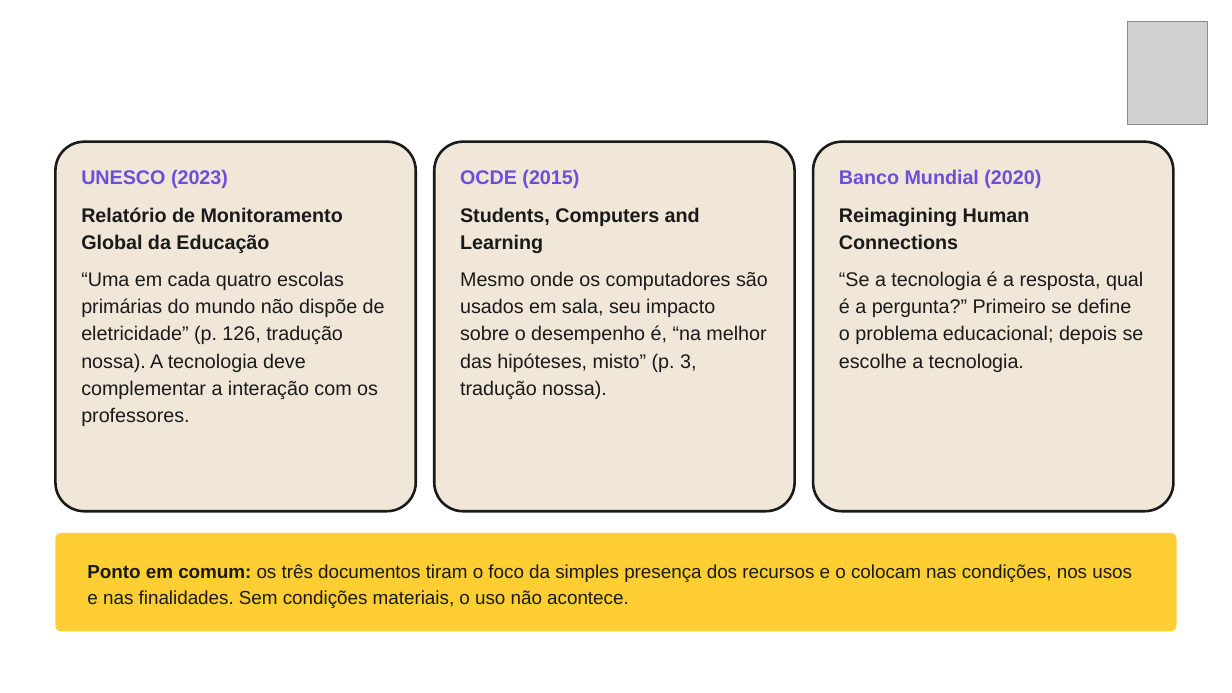
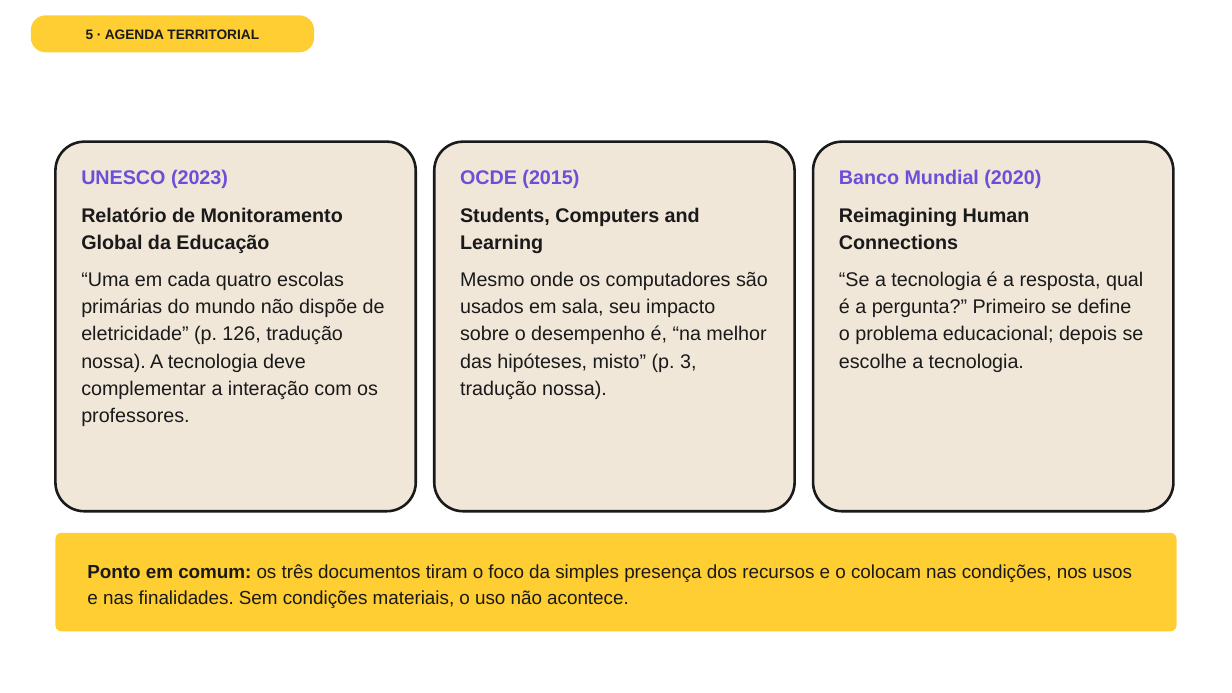
Before and after one commit to yzynya-beep/Tese, a slide deck: slide 18 of apresentacao_qualificacao/Qualificacao_PowerPoint.pptx (slide 15 before the commit). Drawn at 1232x693 pixels with LibreOffice and Linux fonts; fonts in the diff are those of the drawing; grey boxes stand for pictures; background and template pictures are left out. Boxes give left, top, right and bottom in pixels: in the first picture for what was removed or moved away, otherwise in the second. Text is boxed around its words. In the diff, an @@ line names an element or a change of style, - is before the commit and + after.

```diff
--- a/apresentacao_qualificacao/Qualificacao_PowerPoint.pptx
+++ b/apresentacao_qualificacao/Qualificacao_PowerPoint.pptx
@@ rounded rectangle added at box(30, 16, 314, 53), fill #FFCE32 @@
@@ text added at box(86, 29, 259, 39), 10.7 pt, text #1A1A1A, bold @@
+5 · AGENDA TERRITORIAL
@@ picture removed at box(1128, 21, 1208, 125) @@
```
Also in this commit, not shown: 17 other slides changed, 15 slides added, 5 slides removed, 1 other file.
